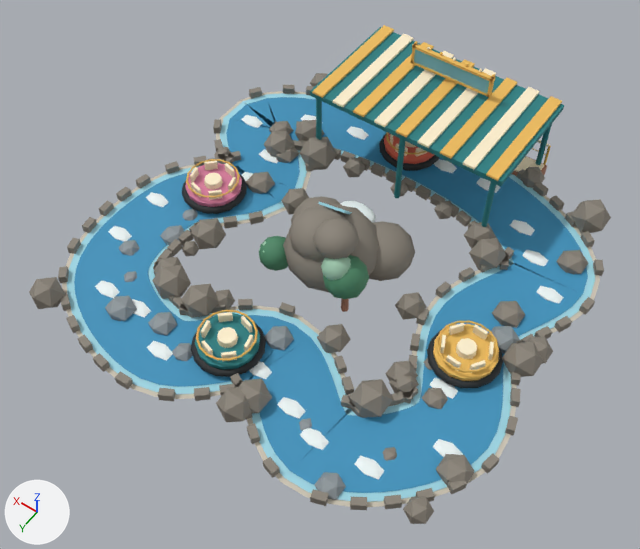
An edit to the glTF model games/brightway-park/public/art/models/ride_rapids.glb, drawn before and after from the same camera.
One viewpoint serves both versions: a 50 mm camera at (-10.34, 15.77, 23.34) aimed at (-0.22, 1.61, 1.09). Every picture has the same lights, and +X, +Y and +Z are marked at lower left. The first picture is the older version. Where no turn or scale is listed for an object, it has been applied to the vertices.

In view in the first picture: 'ride_rapids_0', 'ride_rapids_1', 'ride_rapids_10', 'ride_rapids_11', 'ride_rapids_12', 'ride_rapids_13', 'ride_rapids_16', 'ride_rapids_17', 'ride_rapids_2', 'ride_rapids_3', 'ride_rapids_4', 'ride_rapids_5', 'ride_rapids_8', 'ride_rapids_9' and 3 more.
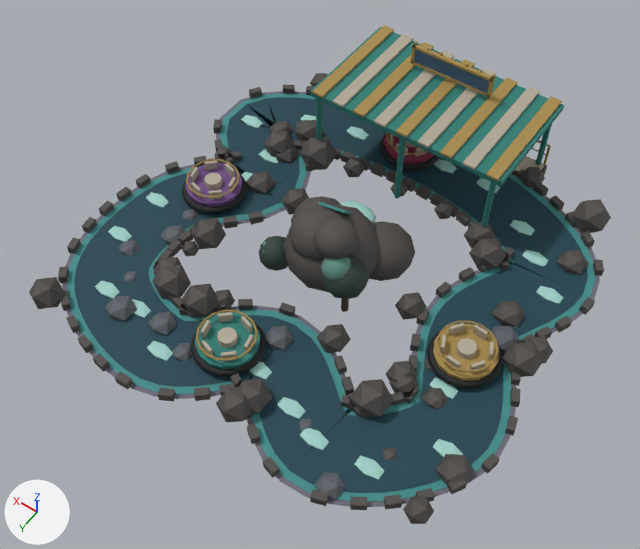
Boxes [x1, y1, x2, y2] around the edits, measured in the pictures (640 x 549 px):
'ride_rapids_2', recoloured (blue to dark cyan)
    both: [74, 97, 588, 493]
'ride_rapids_3', recoloured
    both: [29, 73, 611, 524]
'ride_rapids_1', recoloured
    both: [67, 93, 595, 502]
'ride_rapids_11', recoloured
    both: [186, 25, 562, 381]
'ride_rapids_10', recoloured
    both: [190, 34, 550, 373]
'ride_rapids_4', recoloured
    both: [95, 114, 564, 479]
'ride_rapids_5', recoloured
    both: [105, 209, 520, 500]
'ride_rapids_0', recoloured
    both: [62, 91, 600, 507]
'ride_rapids_8', recoloured (green to dark green)
    both: [258, 236, 369, 299]
'ride_rapids_17', recoloured (darker)
    both: [185, 163, 242, 207]
'ride_rapids_13', recoloured (cyan to dark blue)
    both: [414, 49, 489, 93]
'ride_rapids_9', recoloured (green to cyan)
    both: [259, 241, 351, 280]

The change, as a list of edits to the scene's bpy script:
```text
Change mat_material_0:
    mat_material_0.base_color: (0.624, 0.571, 0.468) -> (0.156, 0.144, 0.195)  # pale yellow #cfc7b6 -> grey #6e6a7a
Change mat_material_1:
    mat_material_1.base_color: (0.347, 0.687, 0.791) -> (0.0497, 0.262, 0.254)  # cyan #9fd8e6 -> cyan #3f8c8a
Change mat_material_2:
    mat_material_2.base_color: (0.0467, 0.292, 0.509) -> (0.00802, 0.0545, 0.0782)  # blue #3d93bd -> dark cyan #16424f
Change mat_material_3:
    mat_material_3.base_color: (0.254, 0.227, 0.188) -> (0.0782, 0.0704, 0.0648)  # grey #8a8378 -> dark grey #4f4b48
Change mat_material_4:
    mat_material_4.base_color: (0.855, 0.939, 0.939) -> (0.347, 0.631, 0.578)  # white #eef8f8 -> cyan #9fd0c8
Change mat_material_5:
    mat_material_5.base_color: (0.266, 0.305, 0.323) -> (0.102, 0.114, 0.133)  # grey #8d969a -> dark grey #5a5f66
Change mat_material_8:
    mat_material_8.base_color: (0.0723, 0.246, 0.133) -> (0.0284, 0.0513, 0.0395)  # green #4c8866 -> dark green #2f4038
Change mat_material_9:
    mat_material_9.base_color: (0.356, 0.597, 0.434) -> (0.114, 0.275, 0.231)  # green #a1cbb0 -> cyan #5f8f84
Change mat_material_10:
    mat_material_10.base_color: (1.0, 0.88, 0.624) -> (0.44, 0.392, 0.301)  # beige #fff1cf -> grey #b1a895
Change mat_material_11:
    mat_material_11.base_color: (0.847, 0.503, 0.107) -> (0.381, 0.254, 0.0685)  # orange #edbc5c -> brown #a68a4a
Change mat_material_13:
    mat_material_13.base_color: (0.184, 0.479, 0.578) -> (0.0467, 0.102, 0.188)  # cyan #77b8c8 -> dark blue #3d5a78
Change mat_material_17:
    mat_material_17.base_color: (0.68, 0.202, 0.337) -> (0.156, 0.0685, 0.238)  # pink #d77c9d -> purple #6e4a86
```
